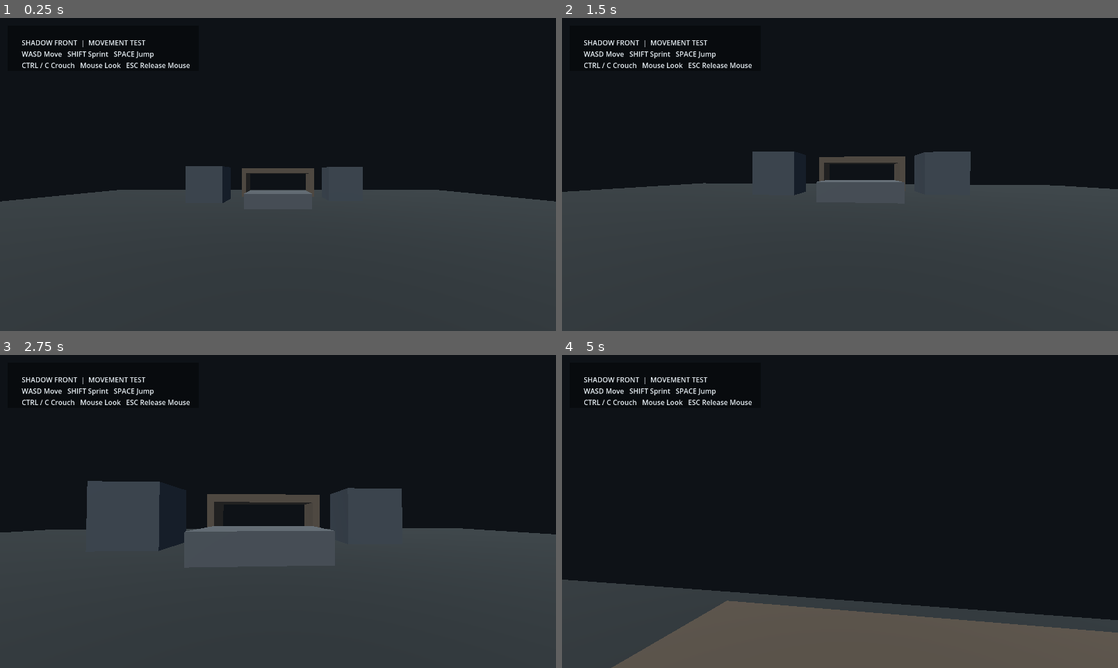
Above: before the commit, frames 1-4 (two rows, left to right).
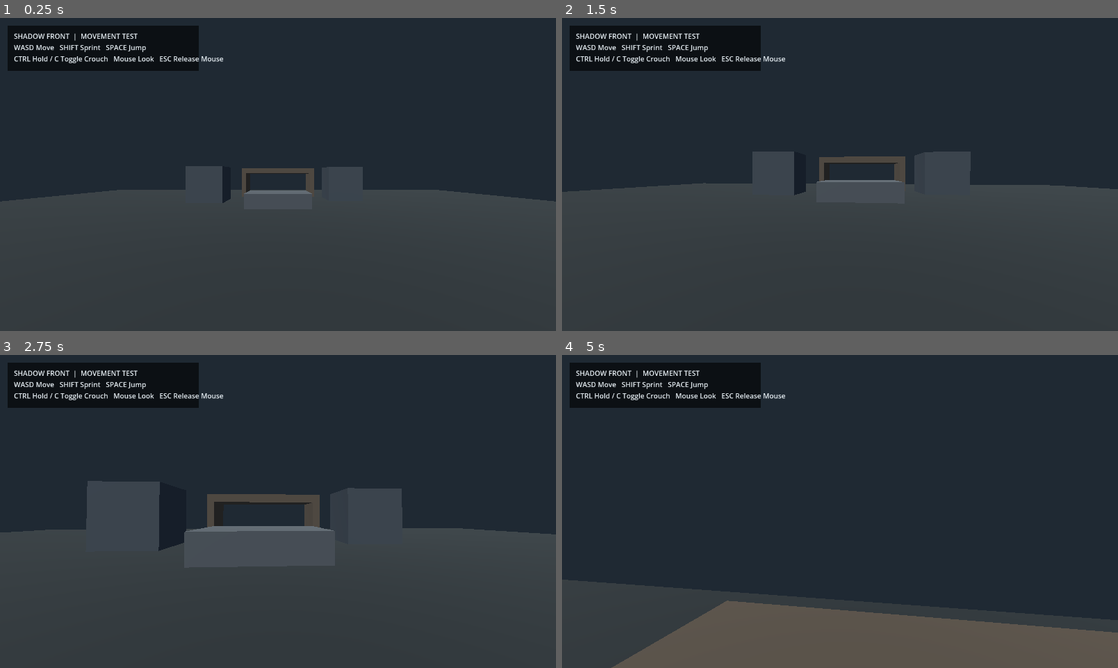
Above: after the commit, the same moments.

Repository: ahmadrohanmustafa-web/PROJECT-SHADOW-FRONT
Game: Godot game, scene res://scenes/prototype.tscn
Same seed, same stepped clock (60 frames per second), same inputs: the game is played once before the commit and once after it.
Inputs (mouse positions are in pixels of both pictures, inside the frame that each line leads up to):
- Up to frame 1 (0.25 s): no input
- Up to frame 2 (1.5 s): tap Enter at 0.5 s; move the mouse to (867, 174) at 0.52 s; hold W from 0.53 s (still down); tap C at 0.6 s; tap Space at 0.77 s; move the mouse to (812, 174) at 1.27 s; tap Ctrl at 1.35 s
- Up to frame 3 (2.75 s): keep holding W; tap Space at 1.52 s; move the mouse to (289, 505) at 2.02 s; hold Shift from 2.03 s (still down)
- Up to frame 4 (5 s): keep holding W; move the mouse to (834, 517) at 2.77 s; release Shift at 2.78 s; tap C at 2.85 s; tap Space at 3.02, 3.77, 4.52 s; move the mouse to (878, 514) at 3.52 s; hold Ctrl 3.53-4.28 s; move the mouse to (795, 508) at 4.27 s; tap Shift at 4.35 s

The runs differ from the first frame. In frame 1, 51% of the frame differs, in the area x 0-100%, y 0-59%; in frame 2, 47%; in frame 3, 47%; in frame 4, 75%, in the area x 0-100%, y 0-85%.

Commit message:
Use lightweight color background in prototype scene

Diff:
--- a/scripts/prototype.gd
+++ b/scripts/prototype.gd
@@ -11,7 +11,8 @@
 func _create_environment() -> void:
 	var world_environment := WorldEnvironment.new()
 	var environment := Environment.new()
-	environment.background_mode = Environment.BG_SKY
+	environment.background_mode = Environment.BG_COLOR
+	environment.background_color = Color(0.12, 0.16, 0.2)
 	environment.ambient_light_source = Environment.AMBIENT_SOURCE_COLOR
 	environment.ambient_light_color = Color(0.48, 0.53, 0.62)
 	environment.ambient_light_energy = 0.65
@@ -69,9 +70,9 @@
 	layer.add_child(panel)
 
 	var label := Label.new()
-	label.position = Vector2(32.0, 27.0)
+	label.position = Vector2(14.0, 12.0)
 	label.size = Vector2(410.0, 88.0)
-	label.text = "SHADOW FRONT  |  MOVEMENT TEST\nWASD Move   SHIFT Sprint   SPACE Jump\nCTRL / C Crouch   Mouse Look   ESC Release Mouse"
+	label.text = "SHADOW FRONT  |  MOVEMENT TEST\nWASD Move   SHIFT Sprint   SPACE Jump\nCTRL Hold / C Toggle Crouch   Mouse Look   ESC Release Mouse"
 	label.add_theme_color_override("font_color", Color(0.91, 0.94, 0.96))
 	label.add_theme_font_size_override("font_size", 16)
 	panel.add_child(label)
